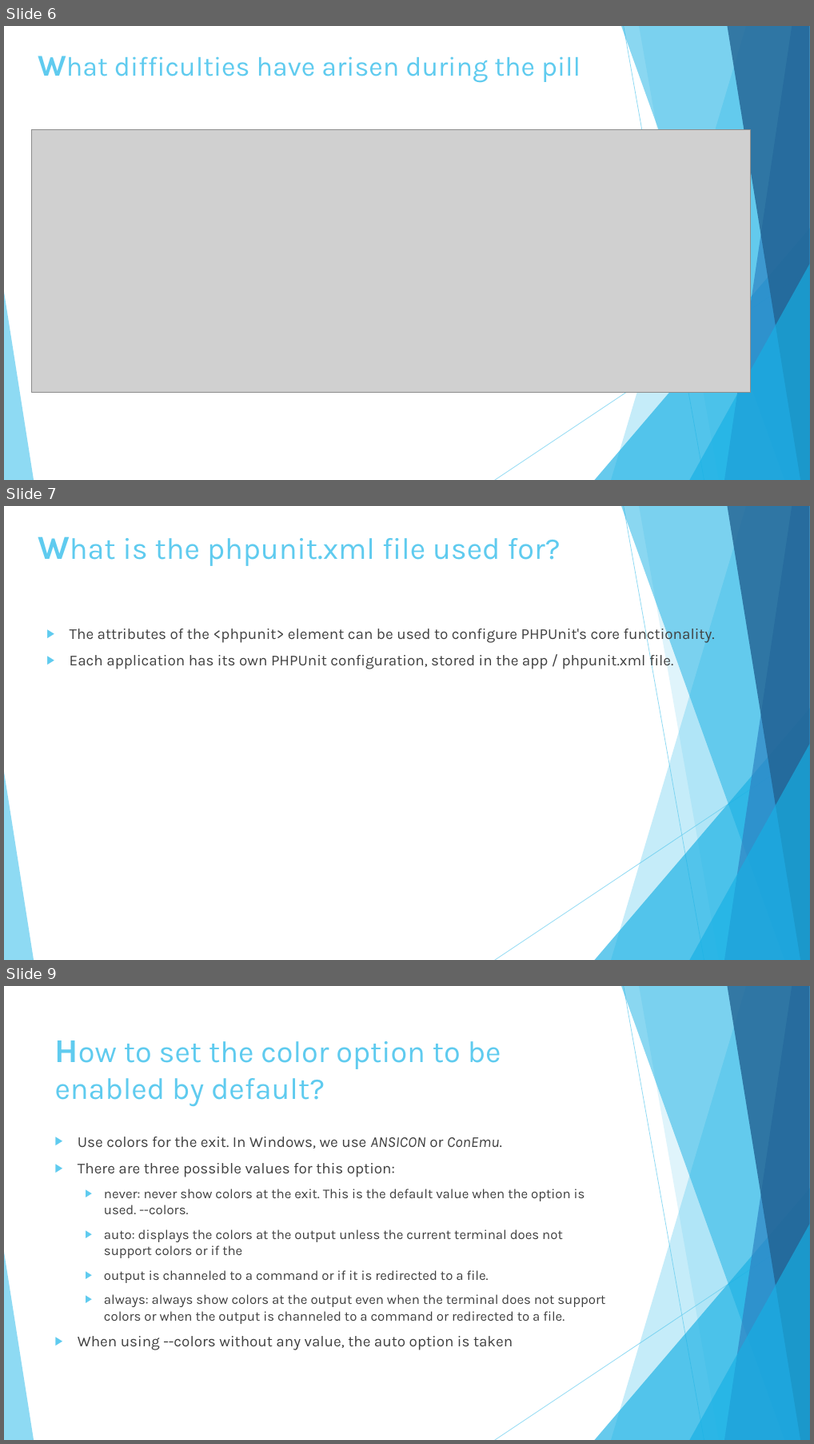
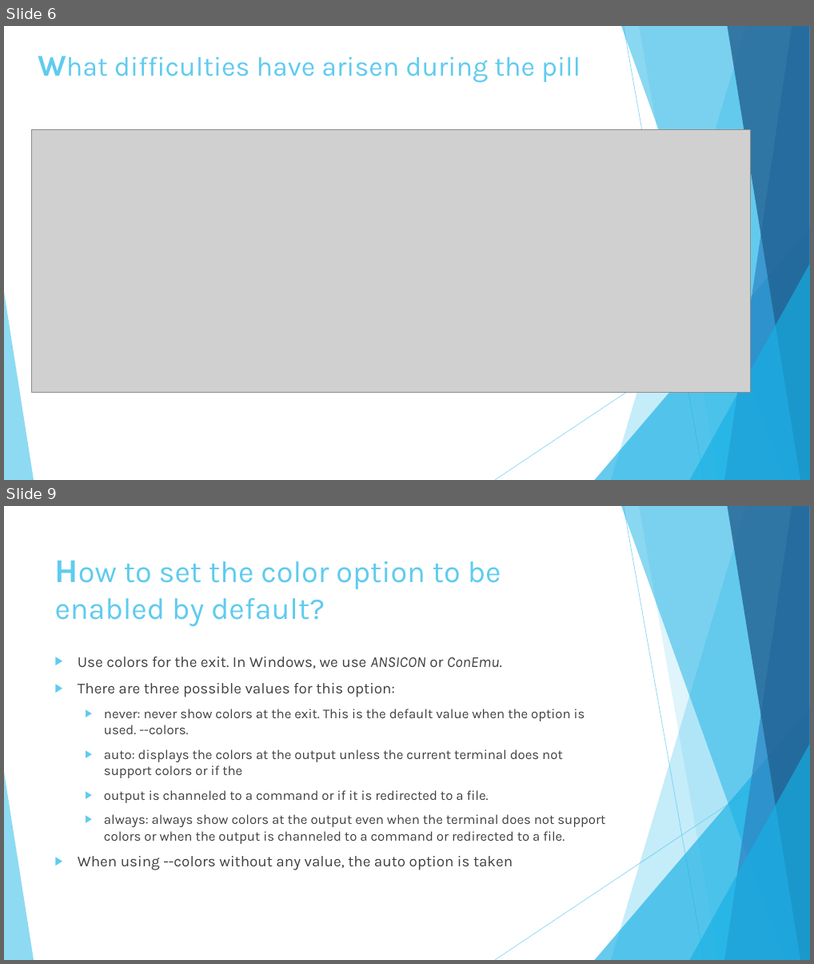
Before and after one commit to diegosilva91/Postman, a slide deck: Pill_Postman_presentation.pptx. Shown one above the other, each under a label of ours: slides 6, 7 and 9 before the commit, slides 6 and 9 after it; the slides between them are not shown. The pictures are 814x1444 and 814x964 pixels, drawn with LibreOffice and Linux fonts; fonts in the diff are those of the drawing; grey boxes stand for pictures. Boxes give left, top, right and bottom in pixels: in the first picture for what was removed or moved away, otherwise in the second. Text is boxed around its words. In the diff, an @@ line names an element or a change of style, - is before the commit and + after.

```diff
--- a/Pill_Postman_presentation.pptx
+++ b/Pill_Postman_presentation.pptx
@@ slide 7 removed at (4, 506, 810, 960), background #FFFFFF; not listed: 10 template elements that a slide beside it also shows @@
@@ title removed at (123, 538, 561, 566) @@
-What is the phpunit.xml file used for?
@@ text removed at (70, 625, 715, 670) @@
-▶ The attributes of the <phpunit> element can be used to configure PHPUnit's core functionality.
-▶ Each application has its own PHPUnit configuration, stored in the app / phpunit.xml file.
```
Also in this commit, not shown: 1 slide changed, 1 slide added.
